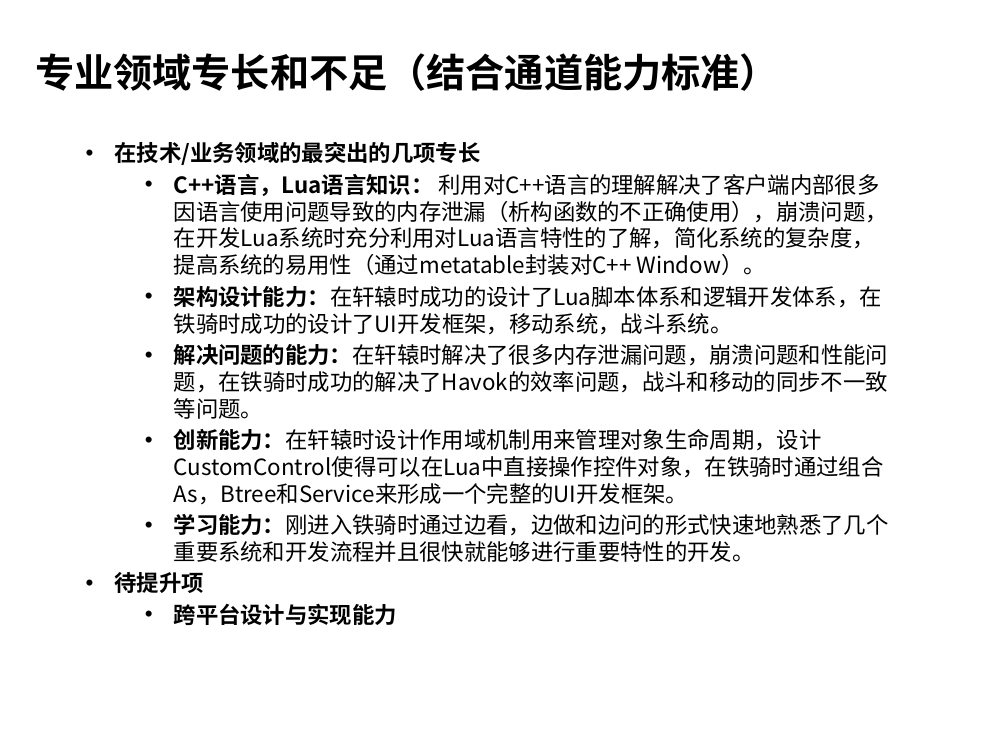
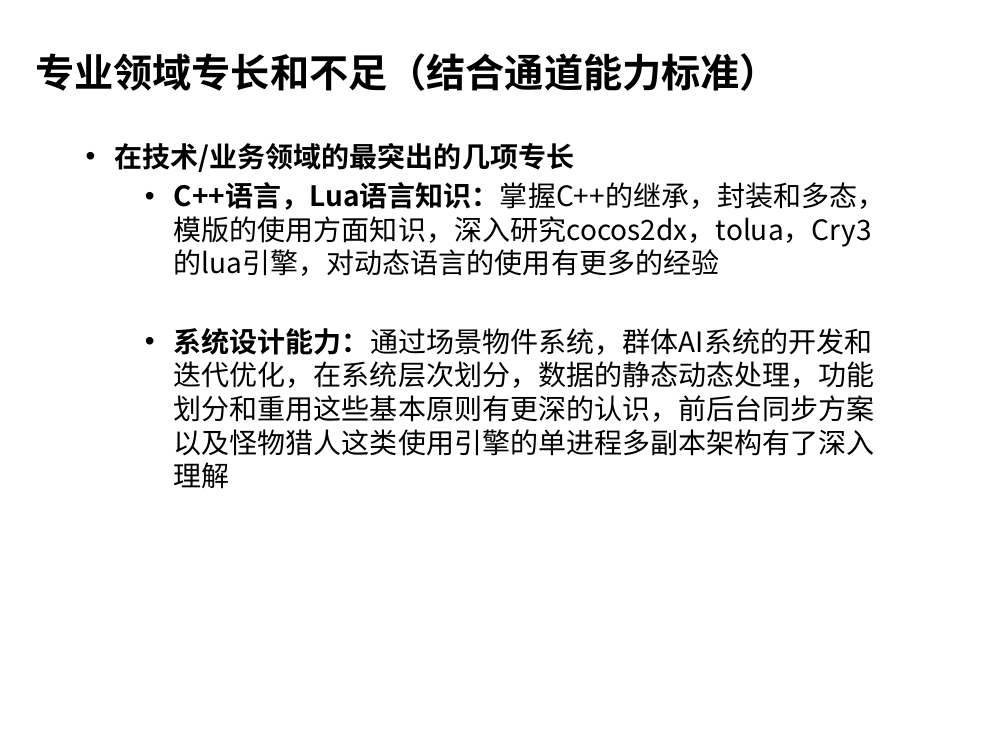
Before and after one commit to henryfung01/StreetFighter, a slide deck: slide 19 of Doc/whitebai.pptx (slide 22 before the commit). Drawn at 1008x756 pixels with LibreOffice and Linux fonts; fonts in the diff are those of the drawing; background and template pictures are left out. Boxes give left, top, right and bottom in pixels: in the first picture for what was removed or moved away, otherwise in the second. Text is boxed around its words. In the diff, an @@ line names an element or a change of style, - is before the commit and + after.

```diff
--- a/Doc/whitebai.pptx
+++ b/Doc/whitebai.pptx
@@ text at box(115, 143, 575, 172): size 16 to 20 pt in "在技术/业务领域的最突出的几项专长" @@
@@ text at box(174, 182, 886, 489): text changed; size 16 to 20 pt @@
-    • C++语言，Lua语言知识： 利用对C++语言的理解解决了客户端内部很多因语言使用问题导致的内存泄漏（析构函数的不正确使用），崩溃问题，在开发Lua系统时充分利用对Lua语言特性的了解，简化系统的复杂度，提高系统的易用性（通过metatable封装对C++ Window）。
-    • 架构设计能力：在轩辕时成功的设计了Lua脚本体系和逻辑开发体系，在铁骑时成功的设计了UI开发框架，移动系统，战斗系统。
-    • 解决问题的能力：在轩辕时解决了很多内存泄漏问题，崩溃问题和性能问题，在铁骑时成功的解决了Havok的效率问题，战斗和移动的同步不一致等问题。
-    • 创新能力：在轩辕时设计作用域机制用来管理对象生命周期，设计CustomControl使得可以在Lua中直接操作控件对象，在铁骑时通过组合As，Btree和Service来形成一个完整的UI开发框架。
-    • 学习能力：刚进入铁骑时通过边看，边做和边问的形式快速地熟悉了几个重要系统和开发流程并且很快就能够进行重要特性的开发。
-• 待提升项
-    • 跨平台设计与实现能力
+    • C++语言，Lua语言知识：掌握C++的继承，封装和多态，模版的使用方面知识，深入研究cocos2dx，tolua，Cry3的lua引擎，对动态语言的使用有更多的经验
+    • 系统设计能力：通过场景物件系统，群体AI系统的开发和迭代优化，在系统层次划分，数据的静态动态处理，功能划分和重用这些基本原则有更深的认识，前后台同步方案以及怪物猎人这类使用引擎的单进程多副本架构有了深入理解
```
Also in this commit, not shown: 4 other slides changed, 4 slides added, 5 slides removed.
